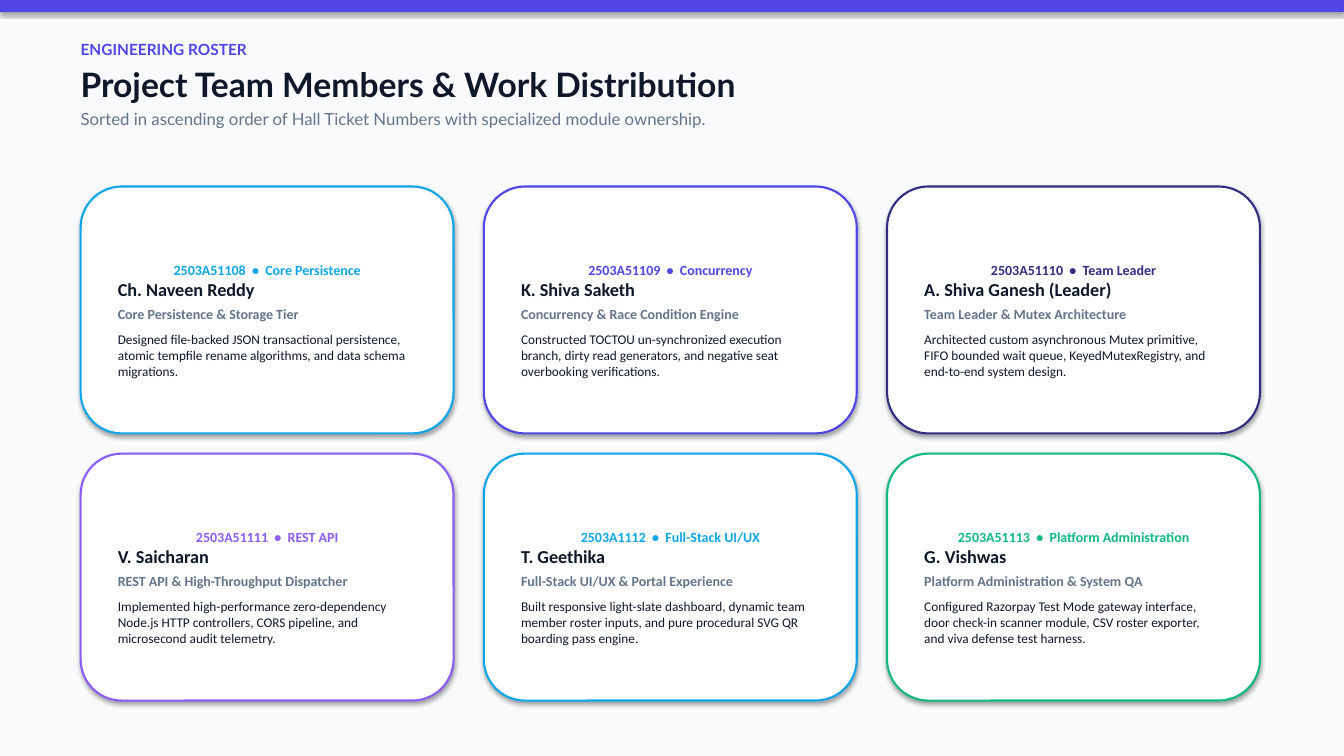
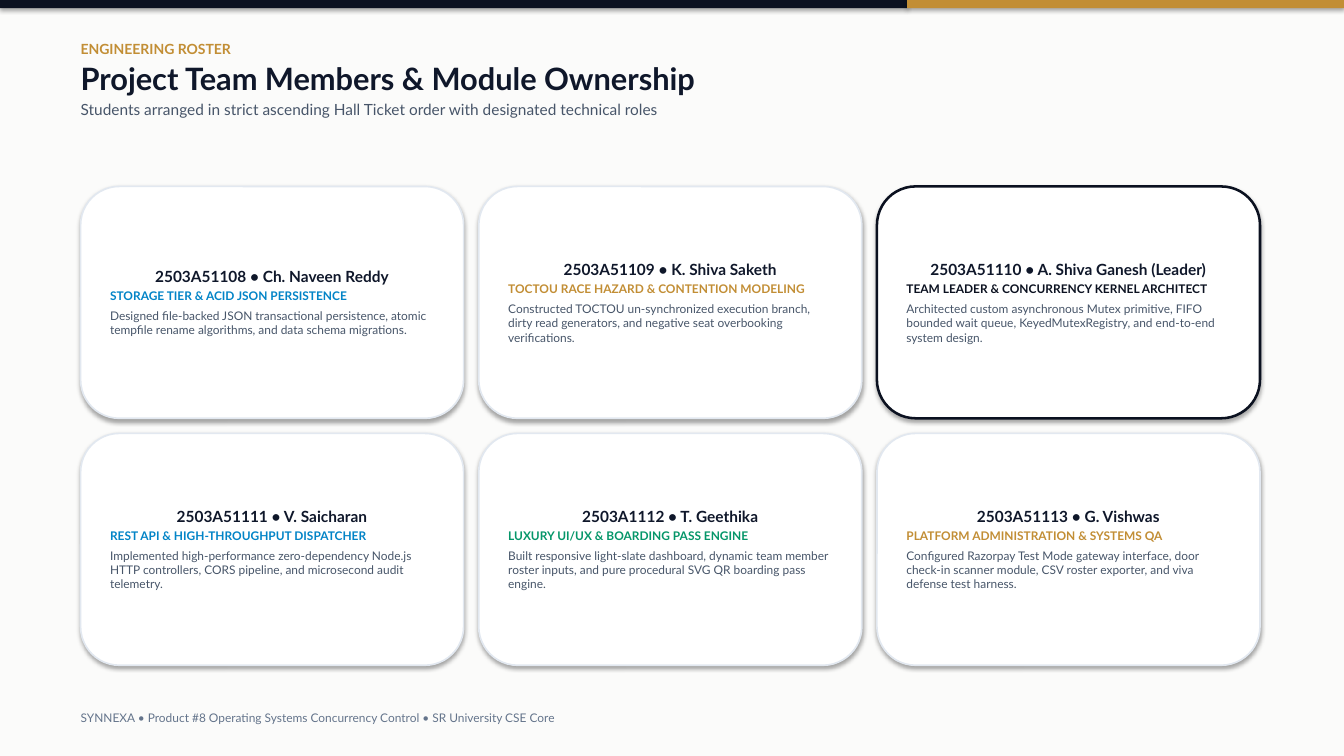
Before and after one commit to ShivaGanesh1080-ops/synnexa-os-concurrency, a slide deck: slide 2 of public/SYNNEXA_OS_Product8_Presentation.pptx. Drawn at 1344x756 pixels with LibreOffice and Linux fonts; fonts in the diff are those of the drawing. Boxes give left, top, right and bottom in pixels: in the first picture for what was removed or moved away, otherwise in the second. Text is boxed around its words. In the diff, an @@ line names an element or a change of style, - is before the commit and + after.

Commit message:
feat(ppt): luxury website-themed 14-slide presentation deck with zero code

```diff
--- a/public/SYNNEXA_OS_Product8_Presentation.pptx
+++ b/public/SYNNEXA_OS_Product8_Presentation.pptx
@@ rectangle at [0, 0, 1344, 756]: fill #F8FAFC to #FBFBFA @@
@@ rectangle: place and size @@
-rectangle at [0, 0, 1344, 12]
+rectangle at [0, 0, 907, 8]
@@ rectangle at [0, 0, 907, 8]: fill #4F46E5 to #0B1120 @@
@@ rectangle added at [907, 0, 1344, 8], fill #C28E35 @@
@@ text at [81, 44, 231, 54]: size 11 to 10 pt, text colour #4F46E5 to #C28E35 in "ENGINEERING ROSTER"; less space between paragraphs @@
@@ text at [81, 67, 695, 118]: text changed; size 12 to 11 pt; text colour #64748B to #475569 @@
-Project Team Members & Work Distribution
-Sorted in ascending order of Hall Ticket Numbers with specialized module ownership.
+Project Team Members & Module Ownership
+Students arranged in strict ascending Hall Ticket order with designated technical roles
@@ rounded rectangle "2503A51108 • Ch. Naveen Reddy": place and size @@
-rounded rectangle "2503A51108 • Ch. Naveen Reddy" at [81, 187, 454, 434]
+rounded rectangle "2503A51108 • Ch. Naveen Reddy" at [81, 187, 464, 418]
@@ rounded rectangle "2503A51108 • Ch. Naveen Reddy" at [81, 187, 464, 418]: outline #0EA5E9 1.5 pt to #E2E8F0 1.2 pt @@
@@ rounded rectangle "2503A51109 • K. Shiva Saketh": place and size @@
-rounded rectangle "2503A51109 • K. Shiva Saketh" at [484, 187, 857, 434]
+rounded rectangle "2503A51109 • K. Shiva Saketh" at [479, 187, 862, 418]
@@ rounded rectangle "2503A51109 • K. Shiva Saketh" at [479, 187, 862, 418]: outline #4F46E5 1.5 pt to #E2E8F0 1.2 pt @@
@@ rounded rectangle "2503A51110 • A. Shiva Ganesh ...": place and size @@
-rounded rectangle "2503A51110 • A. Shiva Ganesh ..." at [887, 187, 1260, 434]
+rounded rectangle "2503A51110 • A. Shiva Ganesh ..." at [877, 187, 1260, 418]
@@ rounded rectangle "2503A51110 • A. Shiva Ganesh ..." at [877, 187, 1260, 418]: outline #312E81 1.5 pt to #0B1120 1.8 pt @@
@@ text in rounded rectangle at [508, 263, 804, 293]: text changed; size 10 to 8.5 pt; font Calibri to Lato; text colour #64748B to #C28E35 @@
-2503A51109 • Concurrency
-K. Shiva Saketh
-Concurrency & Race Condition Engine
+2503A51109 • K. Shiva Saketh
+TOCTOU RACE HAZARD & CONTENTION MODELING
@@ text in rounded rectangle at [906, 263, 1207, 293]: text changed; size 10 to 8.5 pt; font Calibri to Lato; text colour #64748B to #0B1120 @@
-2503A51110 • Team Leader
-A. Shiva Ganesh (Leader)
-Team Leader & Mutex Architecture
+2503A51110 • A. Shiva Ganesh (Leader)
+TEAM LEADER & CONCURRENCY KERNEL ARCHITECT
@@ text in rounded rectangle at [110, 270, 388, 300]: text changed; size 10 to 8.5 pt; font Calibri to Lato; text colour #64748B to #0284C7 @@
-2503A51108 • Core Persistence
-Ch. Naveen Reddy
-Core Persistence & Storage Tier
+2503A51108 • Ch. Naveen Reddy
+STORAGE TIER & ACID JSON PERSISTENCE
@@ text in rounded rectangle at [110, 311, 426, 336]: size 9.5 to 8.5 pt, font Calibri to Lato, text colour #0F172A to #475569 in "Designed file-backed JSON transactional persistence, atomic  ..." @@
@@ text in rounded rectangle at [508, 304, 811, 342]: size 9.5 to 8.5 pt, font Calibri to Lato, text colour #0F172A to #475569 in "Constructed TOCTOU un-synchronized execution branch, dirty r ..." @@
@@ text in rounded rectangle at [906, 304, 1215, 344]: size 9.5 to 8.5 pt, font Calibri to Lato, text colour #0F172A to #475569 in "Architected custom asynchronous Mutex primitive, FIFO bounde ..." @@
@@ rounded rectangle "2503A51111 • V. Saicharan": place and size @@
-rounded rectangle "2503A51111 • V. Saicharan" at [81, 454, 454, 701]
+rounded rectangle "2503A51111 • V. Saicharan" at [81, 434, 464, 665]
@@ rounded rectangle "2503A51111 • V. Saicharan" at [81, 434, 464, 665]: outline #8B5CF6 1.5 pt to #E2E8F0 1.2 pt @@
@@ rounded rectangle "2503A1112 • T. Geethika" at [479, 434, 862, 665]: outline #0EA5E9 1.5 pt to #E2E8F0 1.2 pt @@
@@ rounded rectangle "2503A1112 • T. Geethika": place and size @@
-rounded rectangle "2503A1112 • T. Geethika" at [484, 454, 857, 701]
+rounded rectangle "2503A1112 • T. Geethika" at [479, 434, 862, 665]
@@ rounded rectangle "2503A51113 • G. Vishwas": place and size @@
-rounded rectangle "2503A51113 • G. Vishwas" at [887, 454, 1260, 701]
+rounded rectangle "2503A51113 • G. Vishwas" at [877, 434, 1260, 665]
@@ rounded rectangle "2503A51113 • G. Vishwas" at [877, 434, 1260, 665]: outline #10B981 1.5 pt to #E2E8F0 1.2 pt @@
@@ text in rounded rectangle at [110, 510, 367, 540]: text changed; size 10 to 8.5 pt; font Calibri to Lato; text colour #64748B to #0284C7 @@
-2503A51111 • REST API
-V. Saicharan
-REST API & High-Throughput Dispatcher
+2503A51111 • V. Saicharan
+REST API & HIGH-THROUGHPUT DISPATCHER
@@ text in rounded rectangle at [508, 510, 758, 541]: text changed; size 10 to 8.5 pt; font Calibri to Lato; text colour #64748B to #059669 @@
-2503A1112 • Full-Stack UI/UX
-T. Geethika
-Full-Stack UI/UX & Portal Experience
+2503A1112 • T. Geethika
+LUXURY UI/UX & BOARDING PASS ENGINE
@@ text in rounded rectangle at [906, 510, 1163, 542]: text changed; size 10 to 8.5 pt; font Calibri to Lato; text colour #10B981 to #C28E35 @@
-2503A51113 • Platform Administration
-G. Vishwas
-Platform Administration & System QA
+2503A51113 • G. Vishwas
+PLATFORM ADMINISTRATION & SYSTEMS QA
@@ text in rounded rectangle at [110, 551, 411, 590]: size 9.5 to 8.5 pt, font Calibri to Lato, text colour #0F172A to #475569 in "Implemented high-performance zero-dependency Node.js HTTP co ..." @@
@@ text in rounded rectangle at [508, 551, 828, 590]: size 9.5 to 8.5 pt, font Calibri to Lato, text colour #0F172A to #475569 in "Built responsive light-slate dashboard, dynamic team member ..." @@
@@ text in rounded rectangle at [906, 551, 1200, 588]: size 9.5 to 8.5 pt, font Calibri to Lato, text colour #0F172A to #475569 in "Configured Razorpay Test Mode gateway interface, door ..." @@
@@ text added at [81, 713, 555, 724], 8.5 pt, text #64748B @@
+SYNNEXA • Product #8 Operating Systems Concurrency Control • SR University CSE Core
```
Also in this commit, not shown: 1 other slide changed, 12 slides added, 10 slides removed, 2 other files.
